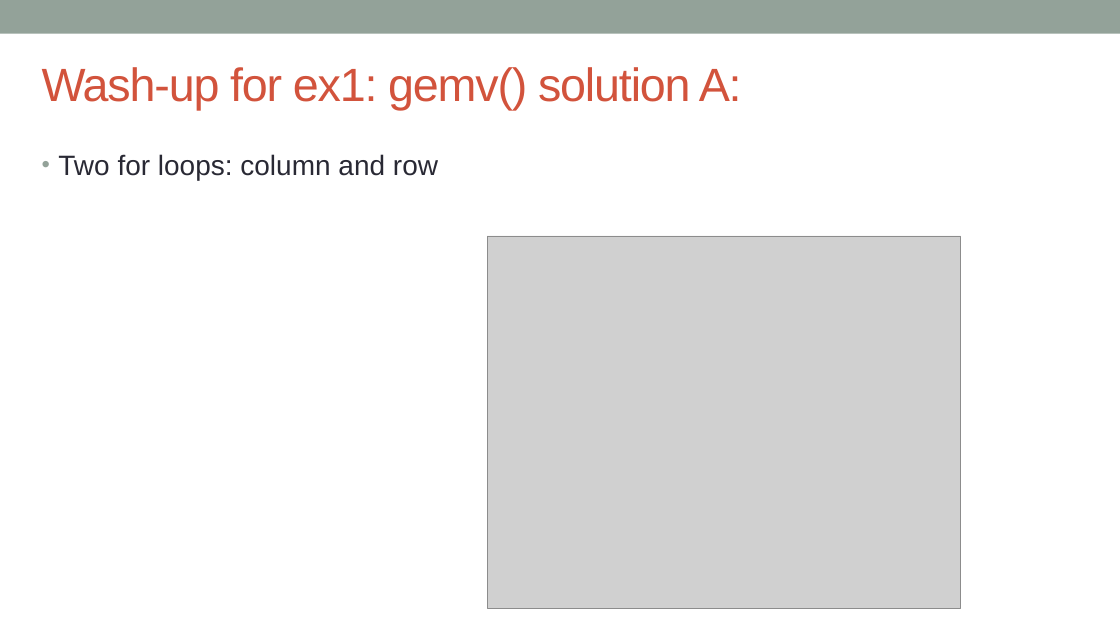
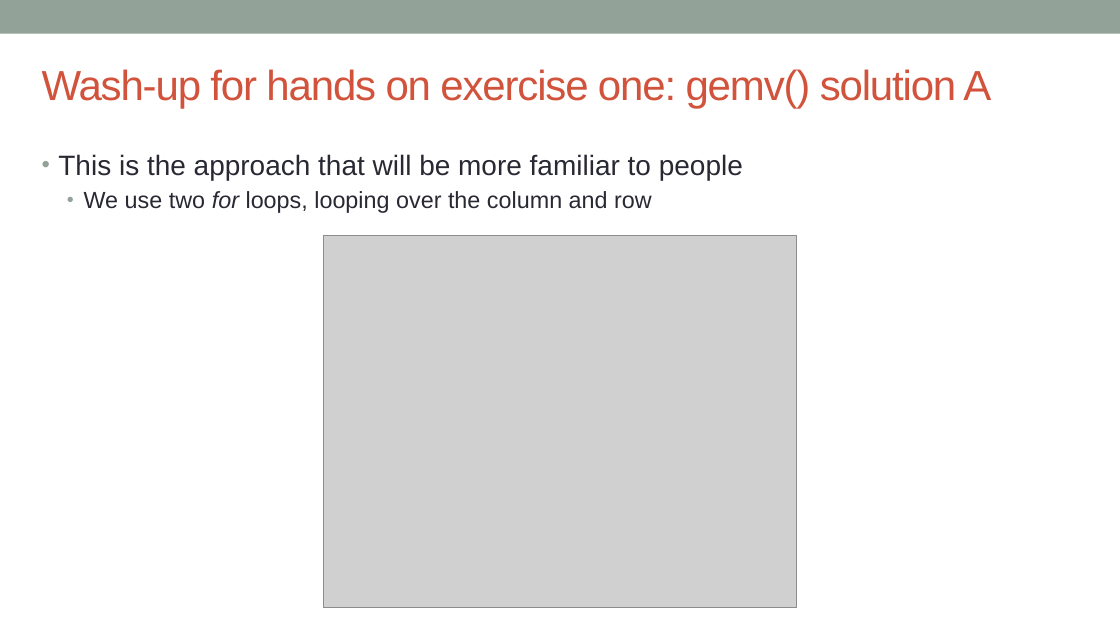
Before and after one commit to EPCCed/cs2-sdk-training, a slide deck: slide 6 of lectures/powerpoints/hands-on-1+washup.pptx (slide 8 before the commit). Drawn at 1120x630 pixels with LibreOffice and Linux fonts; fonts in the diff are those of the drawing; grey boxes stand for pictures. Boxes give left, top, right and bottom in pixels: in the first picture for what was removed or moved away, otherwise in the second. Text is boxed around its words. In the diff, an @@ line names an element or a change of style, - is before the commit and + after.

```diff
--- a/lectures/powerpoints/hands-on-1+washup.pptx
+++ b/lectures/powerpoints/hands-on-1+washup.pptx
@@ title at <box>42,69,991,108</box>: text changed; size 40 to 36 pt @@
-Wash-up for ex1: gemv() solution A:
+Wash-up for hands on exercise one: gemv() solution A
@@ text at <box>58,154,743,213</box>: text changed @@
-• Two for loops: column and row
+• This is the approach that will be more familiar to people
+  • We use two for loops, looping over the column and row
@@ picture: place and size @@
-picture at <box>487,236,961,608</box>
+picture at <box>323,236,797,608</box>
```
Also in this commit, not shown: 7 other slides changed, 3 slides removed.
